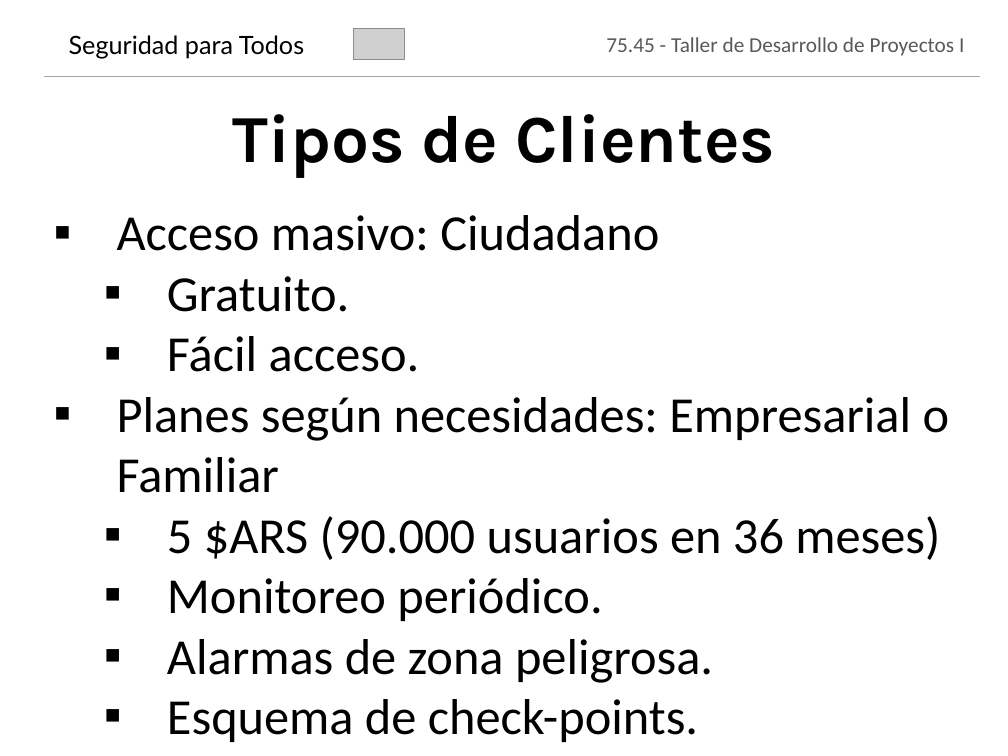
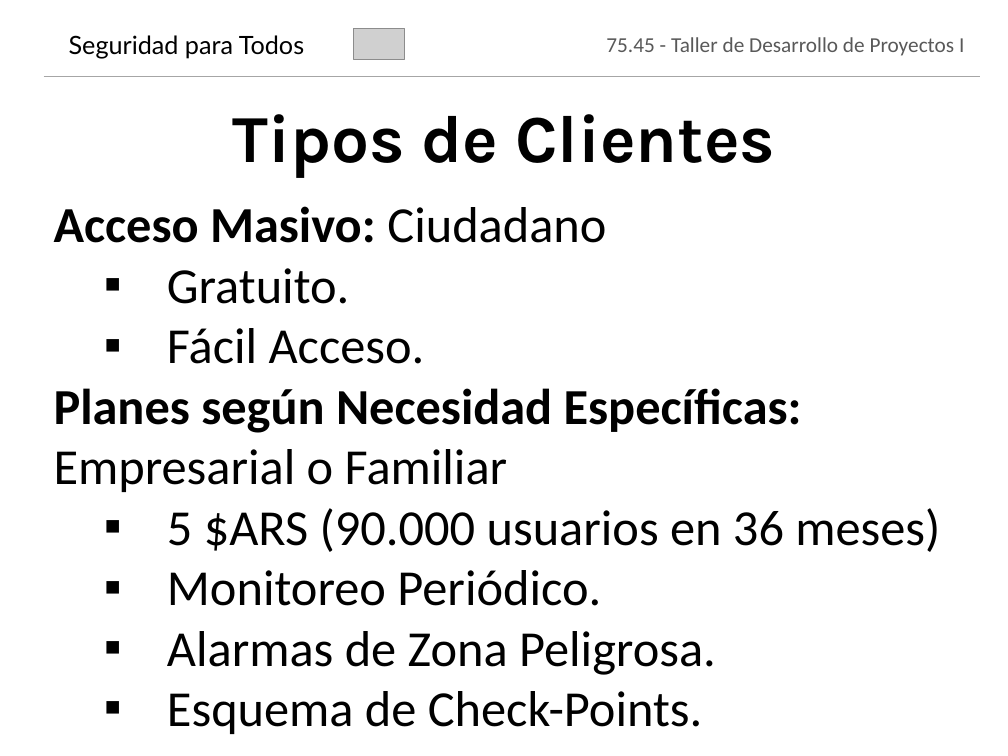
Before and after one commit to jmonetti/2012-1er-taller-de-desarrollo-de-proyectos-i, a slide deck: slide 4 of docs/Presentacion.pptx. Drawn at 1008x756 pixels with LibreOffice and Linux fonts; fonts in the diff are those of the drawing; grey boxes stand for pictures; background and template pictures are left out. Boxes give left, top, right and bottom in pixels: in the first picture for what was removed or moved away, otherwise in the second. Text is boxed around its words. In the diff, an @@ line names an element or a change of style, - is before the commit and + after.

```diff
--- a/docs/Presentacion.pptx
+++ b/docs/Presentacion.pptx
@@ text "Acceso Masivo: Ciudadano": place and size @@
-text "Acceso Masivo: Ciudadano" at box(117, 215, 950, 742)
+text "Acceso Masivo: Ciudadano" at box(54, 206, 940, 734)
@@ text at box(54, 206, 606, 243): text changed; bold on @@
-▪ Acceso masivo: Ciudadano
+Acceso Masivo: Ciudadano
@@ text at box(54, 328, 802, 492): text changed @@
-  ▪ Fácil acceso.
-▪ Planes según necesidades: Empresarial o Familiar
+  ▪ Fácil Acceso.
+Planes según Necesidad Específicas: Empresarial o Familiar
@@ text at box(167, 570, 716, 734): text changed @@
-  ▪ Monitoreo periódico.
-  ▪ Alarmas de zona peligrosa.
-  ▪ Esquema de check-points.
+  ▪ Monitoreo Periódico.
+  ▪ Alarmas de Zona Peligrosa.
+  ▪ Esquema de Check-Points.
```
Also in this commit, not shown: 5 other slides changed, 5 other files.
